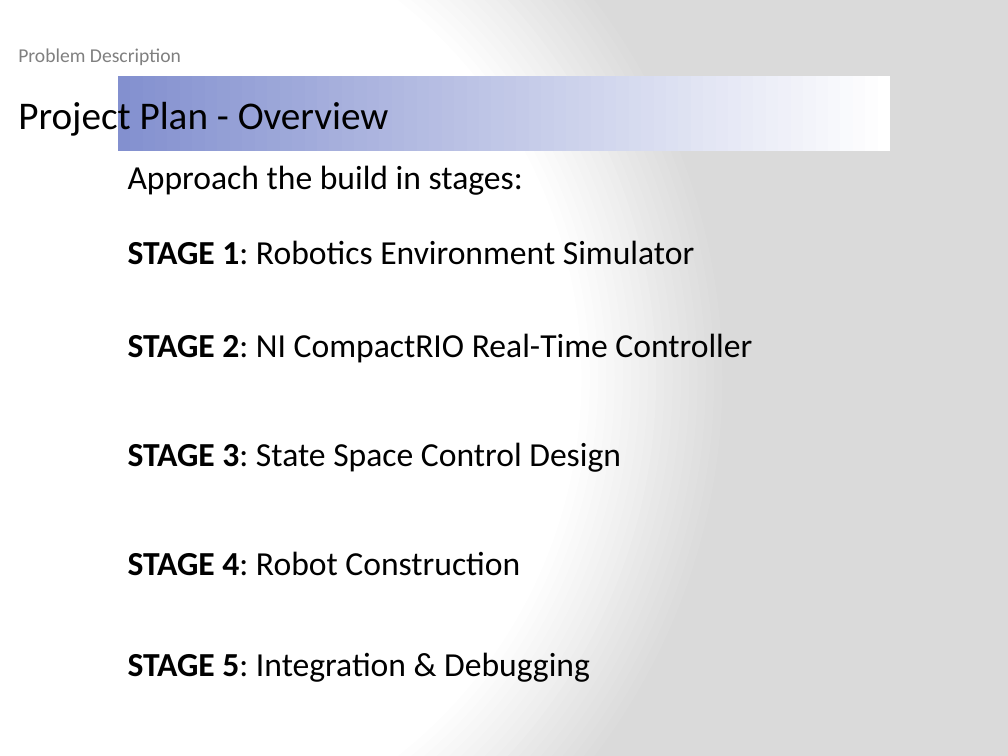
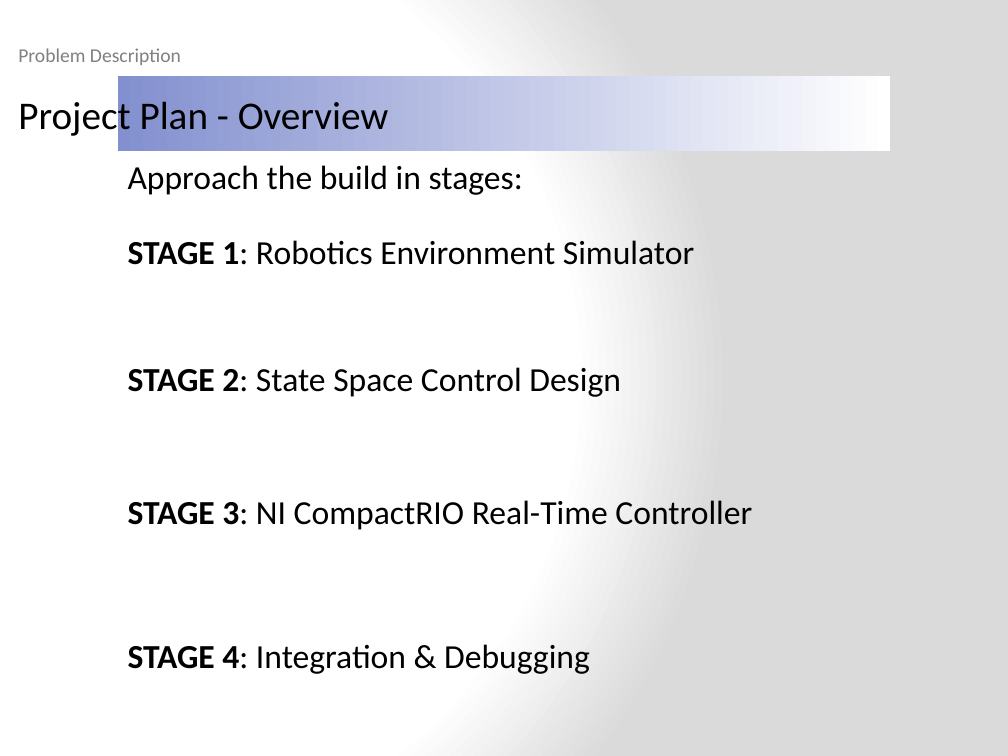
Before and after one commit to ruffsl/ROBO, a slide deck: slide 3 of Documentation/Design Reviews/Design Review 1.pptx. Drawn at 1008x756 pixels with LibreOffice and Linux fonts; fonts in the diff are those of the drawing; background and template pictures are left out. Boxes give left, top, right and bottom in pixels: in the first picture for what was removed or moved away, otherwise in the second. Text is boxed around its words. In the diff, an @@ line names an element or a change of style, - is before the commit and + after.

```diff
--- a/Documentation/Design Reviews/Design Review 1.pptx
+++ b/Documentation/Design Reviews/Design Review 1.pptx
@@ text removed at [128, 333, 752, 363] @@
-STAGE 2: NI CompactRIO Real-Time Controller
@@ text at [128, 367, 621, 397]: text changed @@
-STAGE 3: State Space Control Design
+STAGE 2: State Space Control Design
@@ text at [128, 500, 752, 530]: text changed @@
-STAGE 4: Robot Construction
+STAGE 3: NI CompactRIO Real-Time Controller
@@ text at [128, 644, 590, 674]: text changed @@
-STAGE 5: Integration & Debugging
+STAGE 4: Integration & Debugging
```
Also in this commit, not shown: 2 other slides changed.
